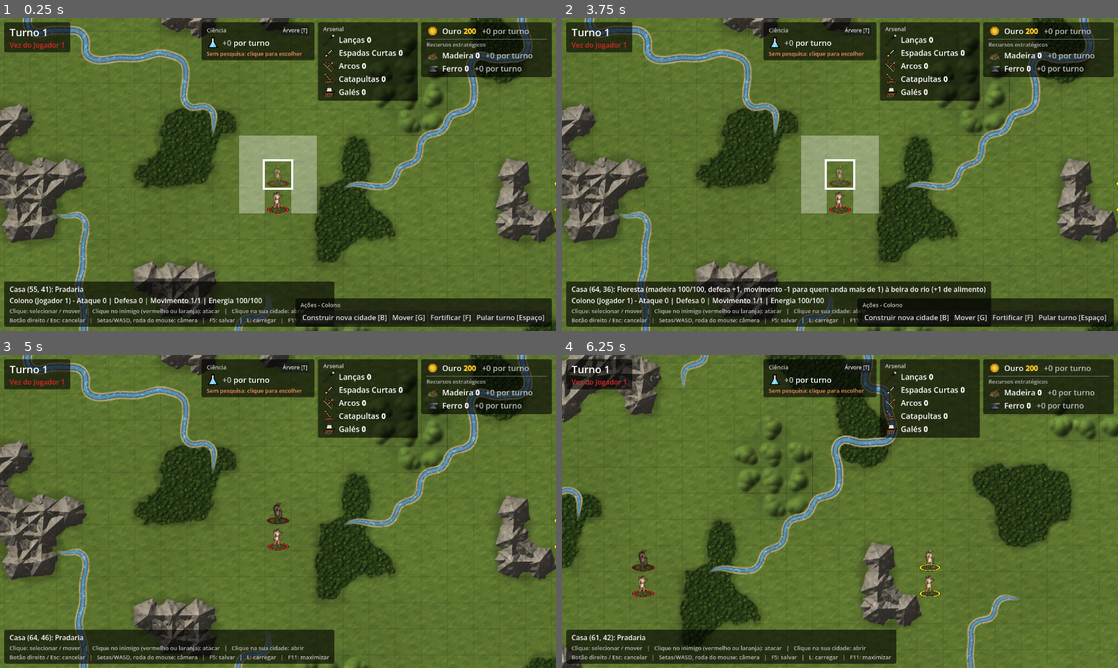
Above: before the commit, frames 1-4 (two rows, left to right).
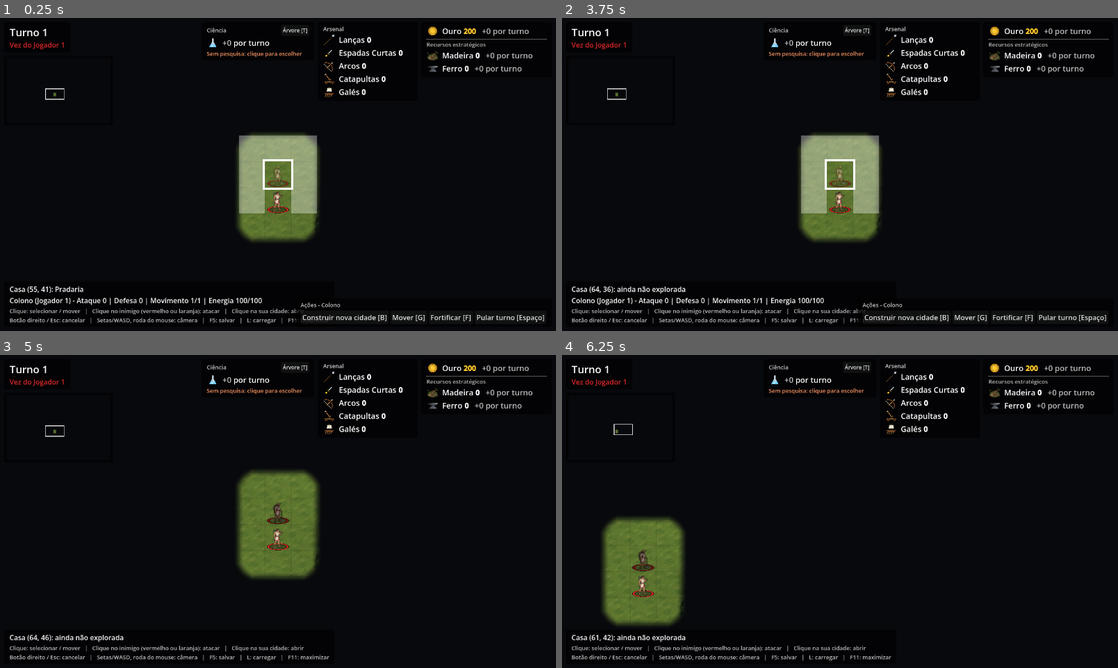
Above: after the commit, the same moments.

Repository: tscpereira/Geopolitik
Game: Godot game, scene res://scenes/main.tscn
The game is run twice, just before and just after one commit, with the same random seed, the same clock (stepped at 60 frames per second) and the same inputs.
Inputs (mouse positions are in pixels of both pictures, inside the frame that each line leads up to):
- Up to frame 1 (0.25 s): no input
- Up to frame 2 (3.75 s): click "Árvore [T]" at 0.5 s; click "Construir nova cidade [B]" at 1.25 s; click "Mover [G]" at 2 s; click "Fortificar [F]" at 2.75 s; click "Fechar [Esc]" at 3.5 s
- Up to frame 3 (5 s): click "Pular turno [Espaço]" at 4.25 s
- Up to frame 4 (6.25 s): tap Enter at 5, 5.1 s; move the mouse to (962, 495) at 5.02 s; hold Right (ui_right) 5.03-5.75 s; click (962, 495) at 5.17 s; tap Space at 5.27 s; drag from (728, 527) to (812, 574) at 5.77 s

The runs differ from the first frame. In frame 1, 89% of the frame differs, in the area x 0-100%, y 0-100%; in frame 2, 89%; in frame 3, 92%; in frame 4, 92%.

Commit message:
Névoa de guerra (mapa escuro, desvendado pelas unidades e cidades; Arqueiro e Catapulta veem 2 casas; terreno lembrado fora da vista, unidades inimigas somem; cidades lembradas) e minimapa no canto esquerdo com as cidades conhecidas
Co-Authored-By: Claude Opus 5.5 <noreply@anthropic.com>

Diff:
--- a/data/units/arqueiro.tres
+++ b/data/units/arqueiro.tres
@@ -11,4 +11,5 @@
 defense = 1
 movement = 1
 attack_range = 1
+vision = 2
 sprite = ExtResource("2")
--- a/data/units/catapulta.tres
+++ b/data/units/catapulta.tres
@@ -11,5 +11,6 @@
 defense = 1
 movement = 1
 attack_range = 2
+vision = 2
 projectile = 1
 sprite = ExtResource("2")
--- a/scripts/ai/ai_controller.gd
+++ b/scripts/ai/ai_controller.gd
@@ -307,8 +307,8 @@
 
 ## Mostra ao jogador qual unidade vai agir: seleciona, leva a câmera até ela e espera.
 func _focus(game: Game, unit: Unit) -> void:
-	if fast_mode:
-		return
+	if fast_mode or not game.fog.is_visible_cell(unit.cell):
+		return # unidade na névoa do humano: ele não vê a jogada
 	game.select_unit(unit)
 	await game.camera.pan_to(unit.position)
 	await game.get_tree().create_timer(ACTION_DELAY).timeout
--- a/scripts/main.gd
+++ b/scripts/main.gd
@@ -79,6 +79,8 @@
 @onready var units_root: Node2D = $Units
 @onready var camera: MapCamera = $MapCamera
 @onready var hud: Hud = $HUD
+## Névoa de guerra (criada em _ready, logo depois das cidades na cena).
+var fog: FogOfWar
 
 
 func _ready() -> void:
@@ -87,6 +89,11 @@
 	game_map.load_resources(MAP_RESOURCES_PATH)
 	camera.set_bounds(game_map.get_pixel_size())
 	camera.position = game_map.cell_to_world(START_CAMERA_CELL)
+	fog = FogOfWar.new()
+	fog.name = "Fog"
+	fog.setup(game_map)
+	add_child(fog)
+	move_child(fog, cities_root.get_index() + 1)
 
 	players = [
 		Player.new(1, "Jogador 1", Color8(220, 40, 40)),
@@ -99,11 +106,14 @@
 	hud.tech_tree_pressed.connect(_open_tech_tree)
 	hud.tech_tree_dialog.research_chosen.connect(_on_tree_research_chosen)
 	hud.city_window.closed.connect(_on_city_window_closed)
+	hud.minimap.setup(self)
+	_update_vision()
 	TurnManager.turn_started.connect(_on_turn_started)
 	TurnManager.start_game(players)
 
 
 func _process(_delta: float) -> void:
+	_update_vision()
 	var cell := game_map.world_to_cell(get_global_mouse_position())
 	if cell != _hover_cell:
 		_hover_cell = cell
@@ -184,6 +194,64 @@
 
 func get_unit_at(cell: Vector2i) -> Unit:
 	return occupants().get(cell)
+
+
+# --- Névoa de guerra (FogOfWar) ------------------------------------------------
+
+## O jogador humano: é a visão dele que a névoa mostra. null se todos são
+## máquinas (névoa desligada).
+func viewer() -> Player:
+	for player in players:
+		if not player.is_ai:
+			return player
+	return null
+
+
+func player_by_id(id: int) -> Player:
+	for player in players:
+		if player.id == id:
+			return player
+	return null
+
+
+## Recalcula a visão do jogador humano: a névoa, as unidades dos outros que ele
+## vê, as cidades dos outros de que ele sabe (Player.seen_cities) e o minimapa.
+## Barato quando nada mudou; chamado a cada quadro e antes de selecionar.
+func _update_vision() -> void:
+	if fog == null:
+		return
+	var watcher := viewer()
+	var changed := fog.update(watcher)
+	for player in players:
+		for unit in player.units:
+			unit.fog_hidden = watcher != null and player != watcher and not fog.is_visible_cell(unit.cell)
+	if watcher:
+		# O que ele vê agora atualiza a lembrança das cidades dos outros
+		for city in cities():
+			if city.owner_player != watcher and fog.is_visible_cell(city.cell):
+				watcher.seen_cities[city.cell] = city.owner_player.id
+		for cell: Vector2i in watcher.seen_cities.keys():
+			var there := get_city_at(cell)
+			if fog.is_visible_cell(cell) and (there == null or there.owner_player == watcher):
+				watcher.seen_cities.erase(cell)
+	for city in cities():
+		city.visible = watcher == null or city.owner_player == watcher or watcher.seen_cities.has(city.cell)
+	if changed:
+		hud.minimap.refresh()
+
+
+## A unidade na casa, se o jogador humano a vê (as dos outros na névoa não).
+func visible_unit_at(cell: Vector2i) -> Unit:
+	var unit := get_unit_at(cell)
+	if unit and unit.owner_player != viewer() and not fog.is_visible_cell(cell):
+		return null
+	return unit
+
+
+## A cidade na casa, se o jogador humano sabe dela (as dos outros só depois de vistas).
+func known_city_at(cell: Vector2i) -> City:
+	var city := get_city_at(cell)
+	return city if city and city.visible else null
 
 
 ## {casa: Unit} de todas as unidades no mapa. Trabalhadores dentro de uma
@@ -884,9 +952,15 @@
 	_set_goto_mode(false)
 	if unit:
 		unit.set_selected(true)
+		_update_vision()
 		var current := occupants()
 		_reachable = Movement.find_reachable(game_map, unit, current)
 		_attack_targets = Movement.attack_targets(game_map, unit, _reachable, current)
+		if unit.owner_player == viewer():
+			# O humano só ataca o que vê (névoa de guerra)
+			for target: Vector2i in _attack_targets.keys():
+				if not fog.is_visible_cell(target):
+					_attack_targets.erase(target)
 		move_overlay.show_moves(unit.cell, Movement.destinations(_reachable, current, unit), _attack_targets.keys(),
 				unit.is_ranged())
 		if unit.has_goto():
@@ -1039,8 +1113,8 @@
 # --- Jogador humano ---------------------------------------------------------
 
 func _on_cell_clicked(cell: Vector2i) -> void:
-	var unit := get_unit_at(cell)
-	var city := get_city_at(cell)
+	var unit := visible_unit_at(cell)
+	var city := known_city_at(cell)
 	var current := TurnManager.current_player()
 	# Unidade escondida na cidade não é selecionada pelo mapa: o clique abre a
 	# cidade, e ela é ativada pela janela da cidade.
@@ -1155,7 +1229,7 @@
 	_set_goto_mode(false)
 	if unit == null:
 		return
-	var enemy := get_unit_at(cell)
+	var enemy := visible_unit_at(cell)
 	if enemy and enemy.owner_player != unit.owner_player:
 		if _attack_targets.has(cell):
 			unit.goto_target = Unit.NO_TARGET
@@ -1965,6 +2039,7 @@
 			child.queue_free()
 
 	game_map.from_dict(data["map"])
+	fog.reset()
 	ruins_layer.from_dict(data.get("ruins", {}))
 	players = []
 	_ais = {}
@@ -2178,6 +2253,8 @@
 
 
 func _show_damage(unit: Unit, amount: int, delay := 0.0) -> void:
+	if not fog.is_visible_cell(unit.cell):
+		return # combate longe da vista do humano
 	var top := unit.position - Vector2(0, GameMap.TILE_SIZE / 2.0)
 	FloatingText.spawn(units_root, top, "-%d" % amount, Color(1, 0.35, 0.3), delay)
 
@@ -2186,12 +2263,16 @@
 func _update_info() -> void:
 	var lines: Array[String] = []
 	var unit := selected_unit
-	if game_map.is_in_bounds(_hover_cell):
+	if game_map.is_in_bounds(_hover_cell) and not fog.is_explored(_hover_cell):
+		lines.append("Casa (%d, %d): ainda não explorada" % [_hover_cell.x, _hover_cell.y])
+	elif game_map.is_in_bounds(_hover_cell):
 		lines.append("Casa (%d, %d): %s" % [_hover_cell.x, _hover_cell.y, _terrain_text(_hover_cell)])
+		if not fog.is_visible_cell(_hover_cell):
+			lines[-1] += " (fora da vista: o que está lá agora não aparece)"
 		var owner_city := territory_owner(_hover_cell)
 		if owner_city:
 			lines[-1] += " - território de %s (%s)" % [owner_city.city_name, owner_city.owner_player.display_name]
-		var city := get_city_at(_hover_cell)
+		var city := known_city_at(_hover_cell)
 		var mill := lumber_mill_at(_hover_cell)
 		if city:
 			var mood := city.mood()
@@ -2216,7 +2297,7 @@
 					"+%d de ferro por turno" % mill.iron_per_turn() if mill.is_mine else "+%d de madeira por turno" % mill.wood_per_turn(),
 				mill.workers.size(), LumberMill.MAX_WORKERS,
 			])
-		var hovered := get_unit_at(_hover_cell)
+		var hovered := visible_unit_at(_hover_cell)
 		if hovered:
 			unit = hovered
 	if unit:
--- /dev/null
+++ b/scripts/map/fog.gdshader
@@ -0,0 +1,16 @@
+// Névoa de guerra (FogOfWar): a textura tem 1 pixel por casa; vermelho = casa
+// nunca vista, verde = casa fora da visão agora. Com o filtro linear, os
+// valores se misturam entre as casas; o smoothstep transforma a mistura numa
+// borda suave e arredondada, que acompanha o contorno da área vista.
+shader_type canvas_item;
+
+// Escurecimento das casas já exploradas que não estão à vista agora.
+uniform float fog_dim = 0.5;
+uniform vec4 fog_color : source_color = vec4(0.03, 0.035, 0.05, 1.0);
+
+void fragment() {
+	vec4 f = texture(TEXTURE, UV);
+	float unexplored = smoothstep(0.3, 0.7, f.r);
+	float hidden = smoothstep(0.3, 0.7, f.g);
+	COLOR = vec4(fog_color.rgb, max(unexplored, hidden * fog_dim));
+}
--- /dev/null
+++ b/scripts/map/fog_of_war.gd
@@ -0,0 +1,108 @@
+class_name FogOfWar
+extends Node2D
+
+## Névoa de guerra (desde 27/10/2026): o mapa começa todo escuro para o jogador
+## humano e vai sendo desvendado pelas unidades e cidades dele.
+##   - Cada unidade enxerga UnitType.vision casas em volta (1 = as 8 vizinhas;
+##     Arqueiro e Catapulta: 2, um quadrado 5x5); cada cidade, CITY_VISION.
+##   - Casa nunca vista: preta. Casa já explorada mas fora da visão agora: o
+##     terreno aparece escurecido, e as unidades de outros jogadores nela não
+##     aparecem (Unit.fog_hidden); as cidades aparecem como estavam da última
+##     vez que foram vistas (Player.seen_cities).
+## O que o jogador já explorou fica em Player.explored (vai para o save).
+## Fica na cena logo depois das cidades: cobre o terreno, as fronteiras, as
+## ruínas e as cidades; o destaque de movimento e as unidades ficam por cima.
+## Sem jogador humano (máquina contra máquina), a névoa fica desligada.
+
+## Casas que uma cidade enxerga em volta (a capital tem território de raio 2).
+const CITY_VISION := 2
+const SHADER: Shader = preload("res://scripts/map/fog.gdshader")
+
+## Casas à vista agora: {casa: true}.
+var visible_cells := {}
+## Névoa ligada (há um jogador humano olhando).
+var enabled := true
+
+var _map: GameMap
+var _image: Image
+var _texture: ImageTexture
+var _sprite: Sprite2D
+## Fontes de visão da última atualização ([casa.x, casa.y, alcance]) e quem
+## olhava: se nada mudou, a névoa não precisa ser refeita.
+var _sources: Array[Vector3i] = []
+var _viewer: Player = null
+
+
+func setup(map: GameMap) -> void:
+	_map = map
+	_image = Image.create(map.width, map.height, false, Image.FORMAT_RGBA8)
+	_image.fill(Color(1, 1, 0, 1))
+	_texture = ImageTexture.create_from_image(_image)
+	_sprite = Sprite2D.new()
+	_sprite.name = "FogView"
+	_sprite.centered = false
+	_sprite.scale = Vector2.ONE * GameMap.TILE_SIZE
+	_sprite.texture = _texture
+	_sprite.texture_filter = CanvasItem.TEXTURE_FILTER_LINEAR
+	var material := ShaderMaterial.new()
+	material.shader = SHADER
+	_sprite.material = material
+	add_child(_sprite)
+
+
+## Força refazer a névoa na próxima atualização (ex.: depois de carregar um save).
+func reset() -> void:
+	_sources = []
+	_viewer = null
+
+
+## Recalcula o que [param viewer] enxerga, marca como explorado e redesenha a
+## névoa. Retorna true se algo mudou. [param viewer] null: névoa desligada.
+func update(viewer: Player) -> bool:
+	enabled = viewer != null
+	_sprite.visible = enabled
+	if not enabled:
+		var changed := _viewer != null or not _sources.is_empty()
+		_viewer = null
+		_sources = []
+		return changed
+	var sources: Array[Vector3i] = []
+	for unit in viewer.units:
+		sources.append(Vector3i(unit.cell.x, unit.cell.y, unit.type.vision))
+	for city in viewer.cities:
+		sources.append(Vector3i(city.cell.x, city.cell.y, CITY_VISION))
+	if viewer == _viewer and sources == _sources:
+		return false
+	_viewer = viewer
+	_sources = sources
+	visible_cells = {}
+	for source in sources:
+		for dy in range(-source.z, source.z + 1):
+			for dx in range(-source.z, source.z + 1):
+				var cell := Vector2i(source.x + dx, source.y + dy)
+				if _map.is_in_bounds(cell):
+					visible_cells[cell] = true
+	if viewer.explored.size() != _map.width * _map.height:
+		viewer.explored.resize(_map.width * _map.height)
+	for cell: Vector2i in visible_cells:
+		viewer.explored[cell.y * _map.width + cell.x] = 1
+	for y in _map.height:
+		for x in _map.width:
+			var seen := viewer.explored[y * _map.width + x] != 0
+			var now := visible_cells.has(Vector2i(x, y))
+			_image.set_pixel(x, y, Color(0.0 if seen else 1.0, 0.0 if now else 1.0, 0.0, 1.0))
+	_texture.update(_image)
+	return true
+
+
+## Se a casa está à vista agora (sempre, com a névoa desligada).
+func is_visible_cell(cell: Vector2i) -> bool:
+	return not enabled or visible_cells.has(cell)
+
+
+## Se o jogador que olha já viu a casa alguma vez (sempre, com a névoa desligada).
+func is_explored(cell: Vector2i) -> bool:
+	if not enabled or _viewer == null:
+		return true
+	var index := cell.y * _map.width + cell.x
+	return index >= 0 and index < _viewer.explored.size() and _viewer.explored[index] != 0
--- a/scripts/players/player.gd
+++ b/scripts/players/player.gd
@@ -34,6 +34,13 @@
 ## Pontos de ciência já gastos em cada tecnologia: {Technology.Tech: pontos}.
 ## Trocar de pesquisa não perde o que já foi feito.
 var research_progress := {}
+## Névoa de guerra: casas que o jogador já viu alguma vez (1 byte por casa,
+## y * largura + x; vazio = nada explorado ainda). Ver FogOfWar.
+var explored := PackedByteArray()
+## Cidades de outros jogadores que ele já viu, como estavam da última vez:
+## {casa: id do dono}. Uma cidade fundada ou destruída longe da vista dele só
+## aparece (ou some) quando ele voltar a ver a casa.
+var seen_cities := {}
 
 
 func _init(p_id: int, p_display_name: String, p_color: Color, p_is_ai := false) -> void:
@@ -126,6 +133,8 @@
 		"arsenal": SaveGame.int_map_to_json(arsenal),
 		"researched": researched.duplicate(), "research": research,
 		"research_progress": SaveGame.int_map_to_json(research_progress),
+		"explored": Marshalls.raw_to_base64(explored),
+		"seen_cities": seen_cities.keys().map(func(cell: Vector2i) -> Array: return [cell.x, cell.y, seen_cities[cell]]),
 		"units": units.map(func(unit: Unit) -> Dictionary: return unit.to_dict()),
 		"cities": cities.map(func(city: City) -> Dictionary: return city.to_dict()),
 		"lumber_mills": lumber_mills.map(func(mill: LumberMill) -> Dictionary: return mill.to_dict(units)),
@@ -145,6 +154,9 @@
 		player.researched.append(int(tech))
 	player.research = int(data.get("research", -1))
 	player.research_progress = SaveGame.json_to_int_map(data.get("research_progress", []))
+	player.explored = Marshalls.base64_to_raw(data.get("explored", ""))
+	for entry in data.get("seen_cities", []):
+		player.seen_cities[Vector2i(int(entry[0]), int(entry[1]))] = int(entry[2])
 	return player
 
 
--- a/scripts/ui/hud.gd
+++ b/scripts/ui/hud.gd
@@ -44,6 +44,9 @@
 @onready var tech_dialog: TechDialog = $TechDialog
 ## Árvore de tecnologias (criada pelo código, por cima das outras janelas).
 var tech_tree_dialog: TechTreeDialog
+## Minimapa (canto esquerdo, abaixo do painel do turno; o Game chama setup).
+var minimap: Minimap
+var _minimap_panel: PanelContainer
 
 var _prompt_tween: Tween
 var _message_tween: Tween
@@ -67,6 +70,7 @@
 
 
 func _ready() -> void:
+	_build_minimap()
 	tech_tree_dialog = TechTreeDialog.new()
 	tech_tree_dialog.name = "TechTreeDialog"
 	add_child(tech_tree_dialog)
@@ -81,6 +85,24 @@
 	_iron_icon.tooltip_text = "Ferro: vem das minas nas colinas com ferro (1 por trabalhador por turno; a mina não se esgota)."
 	_build_arsenal_rows()
 	_build_science_panel()
+
+
+## Painel do minimapa, logo abaixo do painel do turno (acompanha a altura dele).
+func _build_minimap() -> void:
+	_minimap_panel = PanelContainer.new()
+	_minimap_panel.name = "MinimapPanel"
+	var style: StyleBoxFlat = $TurnPanel.get_theme_stylebox("panel").duplicate()
+	style.set_content_margin_all(5)
+	_minimap_panel.add_theme_stylebox_override("panel", style)
+	add_child(_minimap_panel)
+	move_child(_minimap_panel, $TurnPanel.get_index() + 1)
+	minimap = Minimap.new()
+	minimap.name = "Minimap"
+	_minimap_panel.add_child(minimap)
+	var place := func() -> void:
+		_minimap_panel.position = Vector2($TurnPanel.position.x, $TurnPanel.position.y + $TurnPanel.size.y + 8.0)
+	$TurnPanel.resized.connect(place)
+	place.call()
 
 
 ## Uma linha por arma no painel Arsenal: ícone + "Lanças N".
--- /dev/null
+++ b/scripts/ui/minimap.gd
@@ -0,0 +1,111 @@
+class_name Minimap
+extends Control
+
+## Minimapa no canto esquerdo da tela (desde 27/10/2026): o mapa inteiro, 1
+## casa = SCALE pixels, com o que o jogador humano já desvendou:
+##   - casa nunca vista: preta;
+##   - casa explorada: a cor média do terreno (mais escura se estiver fora da
+##     visão agora);
+##   - cidades: um ponto na cor do dono (as próprias sempre; as dos outros,
+##     como foram vistas da última vez: Player.seen_cities);
+##   - o retângulo branco é a parte do mapa que a câmera mostra.
+## Clicar (ou arrastar) no minimapa leva a câmera até lá.
+
+const SCALE := 2
+const UNEXPLORED := Color(0.03, 0.035, 0.05)
+const FOG_DIM := 0.55
+const CITY_RADIUS := 3.0
+
+var _game: Game
+var _texture: ImageTexture
+var _image: Image
+## Cor média de cada terreno (Terrain.Type -> Color), tirada das texturas.
+var _terrain_colors := {}
+
+
+func setup(game: Game) -> void:
+	_game = game
+	var map := game.game_map
+	custom_minimum_size = Vector2(map.width, map.height) * SCALE
+	mouse_filter = Control.MOUSE_FILTER_STOP
+	mouse_default_cursor_shape = Control.CURSOR_POINTING_HAND
+	tooltip_text = "Mapa: o que você já explorou. Clique para levar a câmera até lá."
+	for type: Terrain.Type in Terrain.TEXTURE_PATHS:
+		var image := map.terrain_texture(type).get_image()
+		if image.is_compressed():
+			image.decompress()
+		image = image.duplicate()
+		image.clear_mipmaps()
+		image.resize(1, 1, Image.INTERPOLATE_BILINEAR)
+		_terrain_colors[type] = image.get_pixel(0, 0)
+	_image = Image.create(map.width, map.height, false, Image.FORMAT_RGBA8)
+	_texture = ImageTexture.create_from_image(_image)
+	refresh()
+
+
+## Refaz as cores das casas (quando a visão muda).
+func refresh() -> void:
+	if _game == null:
+		return
+	var map := _game.game_map
+	var fog := _game.fog
+	for y in map.height:
+		for x in map.width:
+			var cell := Vector2i(x, y)
+			var color := UNEXPLORED
+			if fog.is_explored(cell):
+				color = _terrain_colors.get(map.get_terrain(cell), Color.MAGENTA)
+				if not fog.is_visible_cell(cell):
+					color = color.darkened(FOG_DIM)
+			_image.set_pixel(x, y, color)
+	_texture.update(_image)
+	queue_redraw()
+
+
+func _process(_delta: float) -> void:
+	if _game:
+		queue_redraw() # a câmera e as cidades mudam o tempo todo
+
+
+func _draw() -> void:
+	if _game == null:
+		return
+	var map := _game.game_map
+	draw_texture_rect(_texture, Rect2(Vector2.ZERO, Vector2(map.width, map.height) * SCALE), false)
+	# Cidades
+	var viewer := _game.viewer()
+	for city in _game.cities():
+		var known := viewer == null or city.owner_player == viewer or viewer.seen_cities.has(city.cell)
+		if known:
+			_draw_city(city.cell, city.owner_player.color)
+	if viewer:
+		# Cidades vistas que já não existem mais (só se sabe quando voltar a ver)
+		for cell: Vector2i in viewer.seen_cities:
+			if _game.get_city_at(cell) == null:
+				var owner := _game.player_by_id(viewer.seen_cities[cell])
+				if owner:
+					_draw_city(cell, owner.color)
+	# Parte do mapa que a câmera mostra
+	var camera := _game.camera
+	var half := get_viewport_rect().size / camera.zoom / 2.0
+	var view := Rect2((camera.get_screen_center_position() - half) / GameMap.TILE_SIZE * SCALE, half * 2.0 / GameMap.TILE_SIZE * SCALE)
+	view = view.intersection(Rect2(Vector2.ZERO, size))
+	draw_rect(view, Color(1, 1, 1, 0.9), false, 1.5)
+
+
+func _draw_city(cell: Vector2i, color: Color) -> void:
+	var center := (Vector2(cell) + Vector2(0.5, 0.5)) * SCALE
+	draw_circle(center, CITY_RADIUS + 1.0, Color.BLACK)
+	draw_circle(center, CITY_RADIUS, color)
+
+
+func _gui_input(event: InputEvent) -> void:
+	if _game == null:
+		return
+	var pressed: bool = event is InputEventMouseButton and event.pressed and event.button_index == MOUSE_BUTTON_LEFT
+	var dragging: bool = event is InputEventMouseMotion and (event.button_mask & MOUSE_BUTTON_MASK_LEFT) != 0
+	if pressed or dragging:
+		if _game.camera.locked:
+			return
+		_game.camera.center_on(event.position / SCALE * GameMap.TILE_SIZE)
+		accept_event()
--- a/scripts/units/unit.gd
+++ b/scripts/units/unit.gd
@@ -69,6 +69,13 @@
 		_update_visibility()
 ## Unidades a bordo (só para quem tem UnitType.cargo_capacity).
 var cargo: Array[Unit] = []
+## Unidade de outro jogador fora da visão do jogador humano (névoa de guerra;
+## Game._update_vision): some do mapa.
+var fog_hidden := false:
+	set(value):
+		if value != fog_hidden:
+			fog_hidden = value
+			_update_visibility()
 ## Turnos seguidos terminados em águas profundas (ver UnitType.deep_water_turn_limit).
 var deep_water_turns := 0
 ## Destino da ordem "Mover" (tecla G): a unidade anda até lá sozinha, turno
@@ -322,7 +329,7 @@
 
 
 func _update_visibility() -> void:
-	visible = not hidden_in_city and working_mill == null and transport == null
+	visible = not hidden_in_city and working_mill == null and transport == null and not fog_hidden
 
 
 func _update_exhausted_look() -> void:
--- a/scripts/units/unit_type.gd
+++ b/scripts/units/unit_type.gd
@@ -16,6 +16,9 @@
 @export_range(0, 99) var movement := 1
 ## Energia com que a unidade começa; ao chegar a 0 ela é destruída.
 @export_range(1, 999) var max_energy := 100
+## Quantas casas a unidade enxerga em volta (névoa de guerra: 1 = as 8
+## vizinhas; Arqueiro e Catapulta: 2, um quadrado 5x5).
+@export_range(1, 9) var vision := 1
 ## Cavalaria (Cavalaria Leve, Bigas): é contra ela que vale o anti_cavalry_bonus.
 @export var is_mounted := false
 ## Bônus de ataque E de defesa quando luta contra cavalaria (Lanceiro: +1).
Not shown, changed: documentação.txt
Not shown, added: scripts/map/fog.gdshader.uid
Not shown, added: scripts/map/fog_of_war.gd.uid
Not shown, added: scripts/ui/minimap.gd.uid
